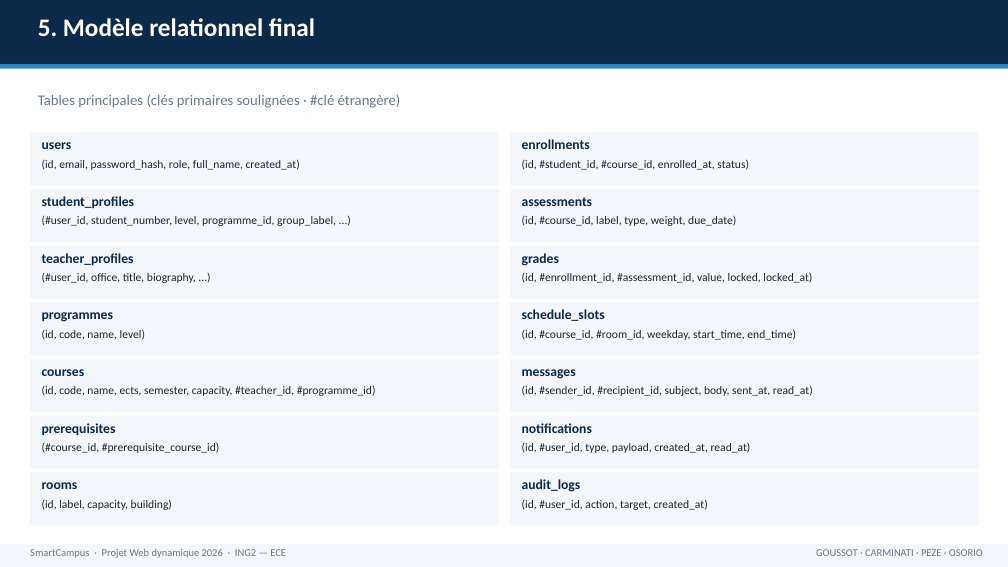
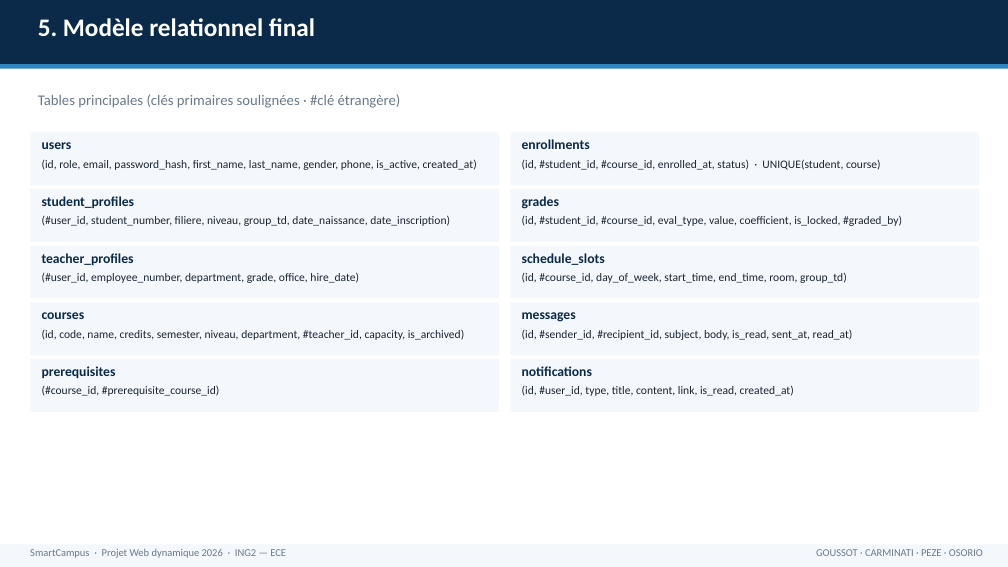
Before and after one commit to ViktorGs/smartcampus-projet-web-2026, a slide deck: slide 7 of SmartCampus-Presentation.pptx. Drawn at 1008x567 pixels with LibreOffice and Linux fonts; fonts in the diff are those of the drawing. Boxes give left, top, right and bottom in pixels: in the first picture for what was removed or moved away, otherwise in the second. Text is boxed around its words. In the diff, an @@ line names an element or a change of style, - is before the commit and + after.

```diff
--- a/SmartCampus-Presentation.pptx
+++ b/SmartCampus-Presentation.pptx
@@ text at [42, 160, 477, 170]: text changed @@
-(id, email, password_hash, role, full_name, created_at)
+(id, role, email, password_hash, first_name, last_name, gender, phone, is_active, created_at)
@@ text at [522, 159, 881, 170]: text changed @@
-(id, #student_id, #course_id, enrolled_at, status)
+(id, #student_id, #course_id, enrolled_at, status) · UNIQUE(student, course)
@@ text removed at [522, 197, 593, 206] @@
-assessments
@@ text at [42, 215, 450, 226]: text changed @@
-(#user_id, student_number, level, programme_id, group_label, ...)
+(#user_id, student_number, filiere, niveau, group_td, date_naissance, date_inscription)
@@ text at [522, 215, 902, 226]: text changed @@
-(id, #course_id, label, type, weight, due_date)
+(id, #student_id, #course_id, eval_type, value, coefficient, is_locked, #graded_by)
@@ text at [42, 272, 359, 283]: text changed @@
-(#user_id, office, title, biography, ...)
+(#user_id, employee_number, department, grade, office, hire_date)
@@ text at [522, 273, 847, 283]: text changed @@
-(id, #course_id, #room_id, weekday, start_time, end_time)
+(id, #course_id, day_of_week, start_time, end_time, room, group_td)
@@ text removed at [522, 273, 812, 283] @@
-(id, #enrollment_id, #assessment_id, value, locked, locked_at)
@@ text removed at [42, 312, 113, 322] @@
-programmes
@@ text removed at [42, 329, 145, 340] @@
-(id, code, name, level)
@@ text at [42, 330, 464, 340]: text changed @@
-(id, code, name, ects, semester, capacity, #teacher_id, #programme_id)
+(id, code, name, credits, semester, niveau, department, #teacher_id, capacity, is_archived)
@@ text at [522, 330, 853, 340]: text changed @@
-(id, #sender_id, #recipient_id, subject, body, sent_at, read_at)
+(id, #sender_id, #recipient_id, subject, body, is_read, sent_at, read_at)
@@ 7 texts: place and size @@
-7 texts at [42, 253, 605, 453]
+7 texts at [42, 196, 605, 396]
@@ text at [522, 386, 794, 396]: text changed @@
-(id, #user_id, type, payload, created_at, read_at)
+(id, #user_id, type, title, content, link, is_read, created_at)
@@ rectangle removed at [30, 416, 499, 469] @@
@@ rectangle removed at [510, 416, 979, 469] @@
@@ rectangle removed at [30, 473, 499, 526] @@
@@ rectangle removed at [510, 473, 979, 526] @@
@@ text removed at [522, 479, 581, 492] @@
-audit_logs
@@ text removed at [42, 482, 78, 489] @@
-rooms
@@ text removed at [42, 500, 172, 510] @@
-(id, label, capacity, building)
@@ text removed at [522, 500, 708, 510] @@
-(id, #user_id, action, target, created_at)
```
Also in this commit, not shown: 1 other slide changed, 2 other files.
